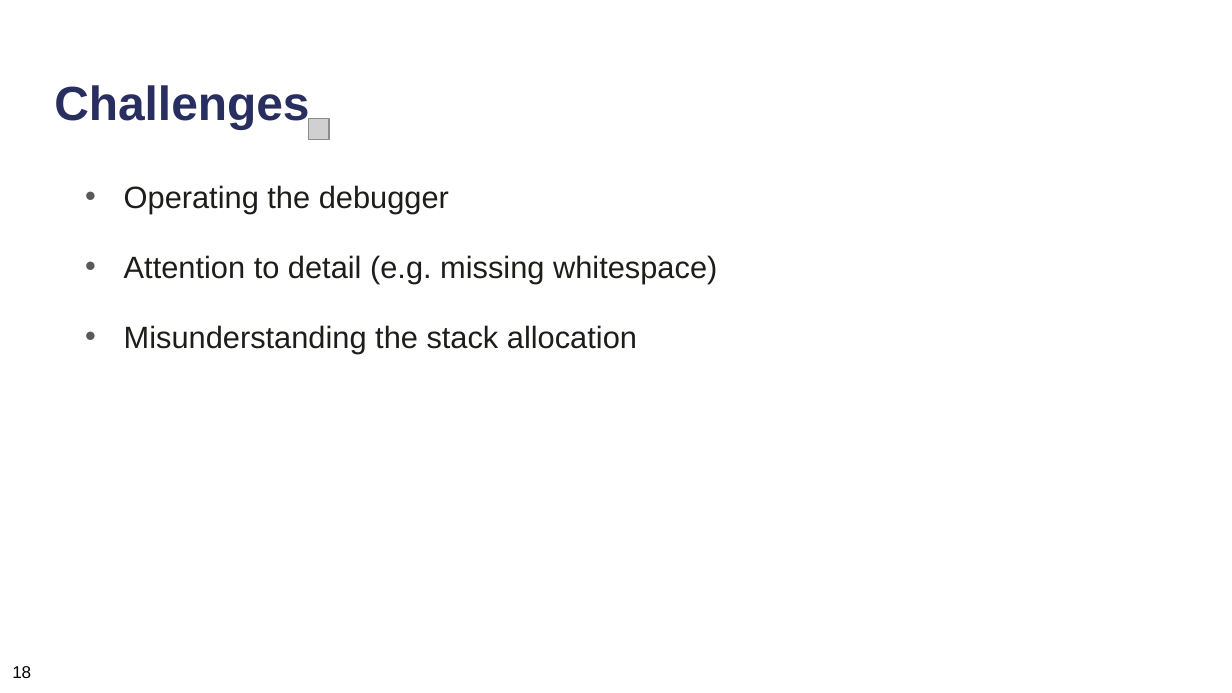
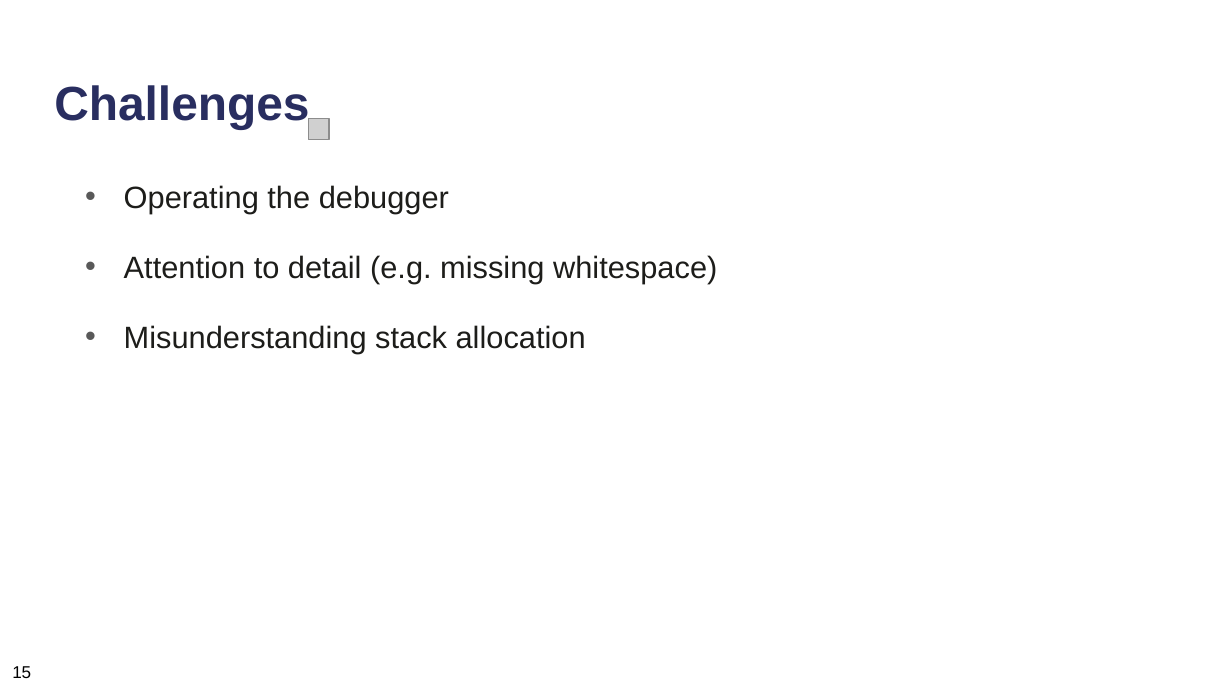
Before and after one commit to neubert-simon/auv-final-report, a slide deck: slide 19 of Final Presentation/ICS_Praesentationsfolien.pptx (slide 20 before the commit). Drawn at 1232x693 pixels with LibreOffice and Linux fonts; fonts in the diff are those of the drawing; grey boxes stand for pictures. Boxes give left, top, right and bottom in pixels: in the first picture for what was removed or moved away, otherwise in the second. Text is boxed around its words. In the diff, an @@ line names an element or a change of style, - is before the commit and + after.

```diff
--- a/Final Presentation/ICS_Praesentationsfolien.pptx
+++ b/Final Presentation/ICS_Praesentationsfolien.pptx
@@ text at box(124, 325, 586, 353): text changed @@
-• Misunderstanding the stack allocation
+• Misunderstanding stack allocation
@@ text at box(12, 666, 31, 678): text changed @@
-18
+15
```
Also in this commit, not shown: 58 other slides changed, 1 slide removed, 5 other files.
